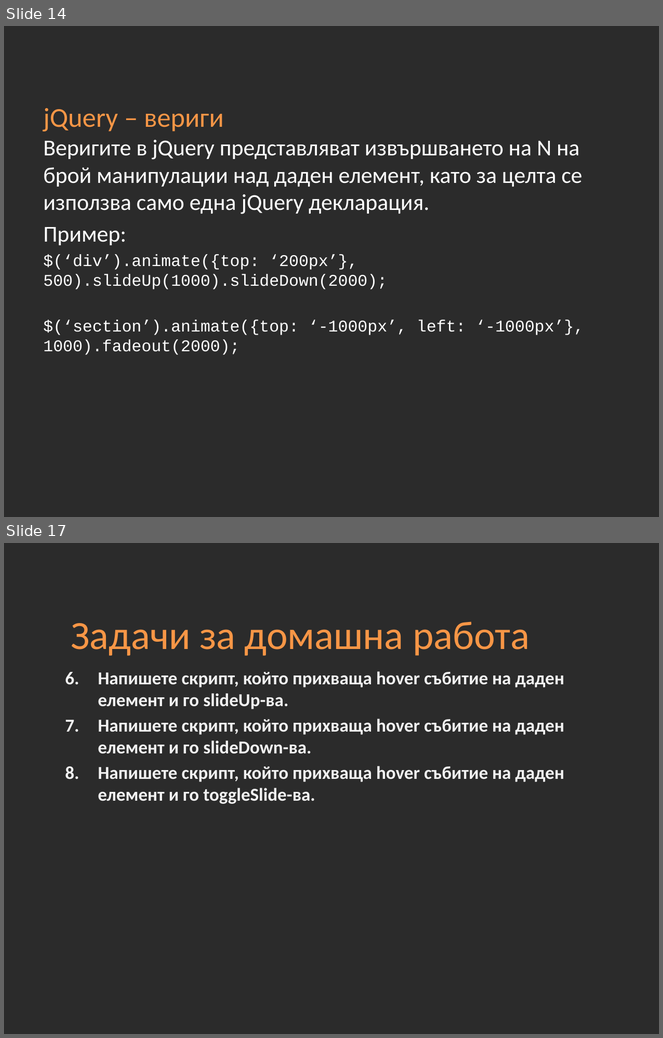
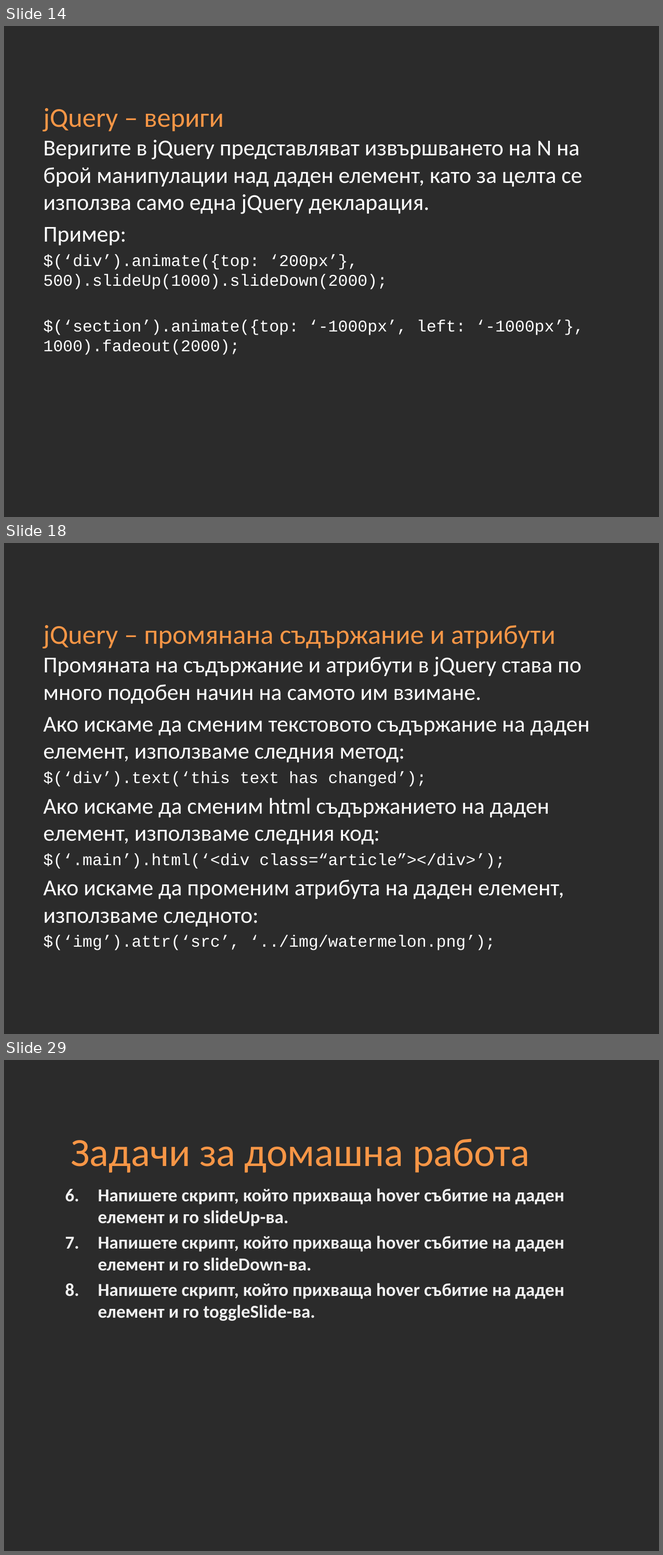
Before and after one commit to Academy-Soft-Intellect/Front-End-Course, a slide deck: 11-jQuery.pptx. Shown one above the other, each under a label of ours: slides 14 and 17 before the commit, slides 14, 18 and 29 after it; the slides between them are not shown. The pictures are 663x1038 and 663x1555 pixels, drawn with LibreOffice and Linux fonts; fonts in the diff are those of the drawing; background and template pictures are left out; a plain dark background stands for a picture behind light text. Boxes give left, top, right and bottom in pixels: in the first picture for what was removed or moved away, otherwise in the second. Text is boxed around its words. In the diff, an @@ line names an element or a change of style, - is before the commit and + after.

```diff
--- a/11-jQuery.pptx
+++ b/11-jQuery.pptx
@@ slide 18 added at [4,543,659,1034], background picture (left out) @@
@@ title added at [44,625,556,649], 30 pt, text #F79646 @@
+jQuery – промянана съдържание и атрибути
@@ text added at [44,657,590,951], 25 pt, text #FFFFFF @@
+Промяната на съдържание и атрибути в jQuery става по много подобен начин на самото им взимане.
+Ако искаме да сменим текстовото съдържание на даден елемент, използваме следния метод:
+$(‘div’).text(‘this text has changed’);
+Ако искаме да сменим html съдържанието на даден елемент, използваме следния код:
+$(‘.main’).html(‘<div class=“article”></div>’);
+Ако искаме да променим атрибута на даден елемент, използваме следното:
+$(‘img’).attr(‘src’, ‘../img/watermelon.png’);
@@ what was slide 17 is now slide 29 @@
```
Also in this commit, not shown: 3 slides changed, 11 other slides added.
